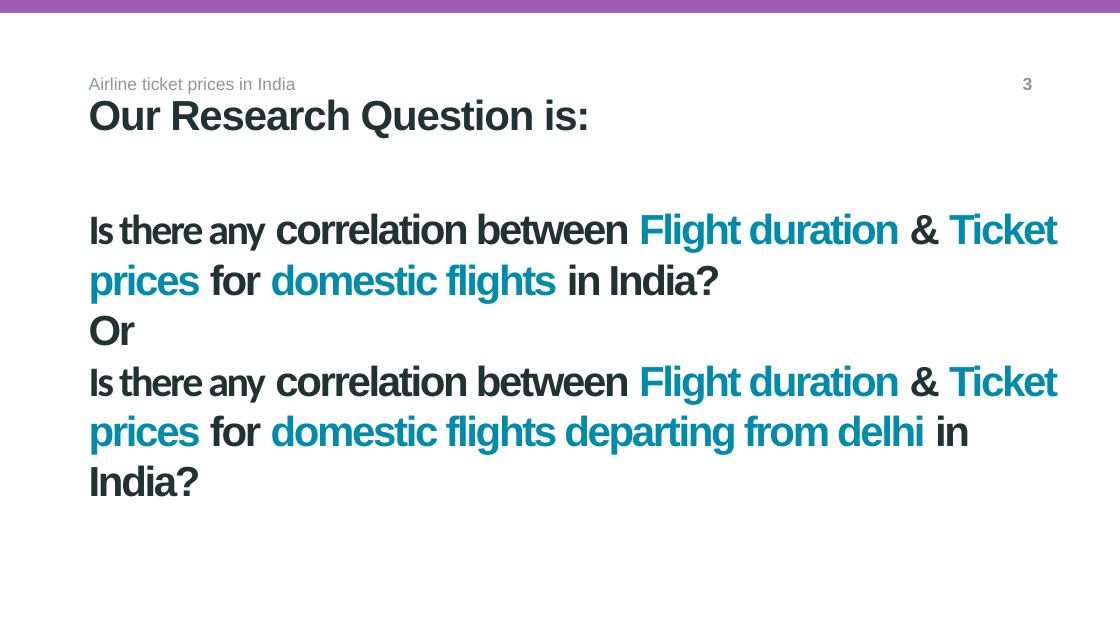
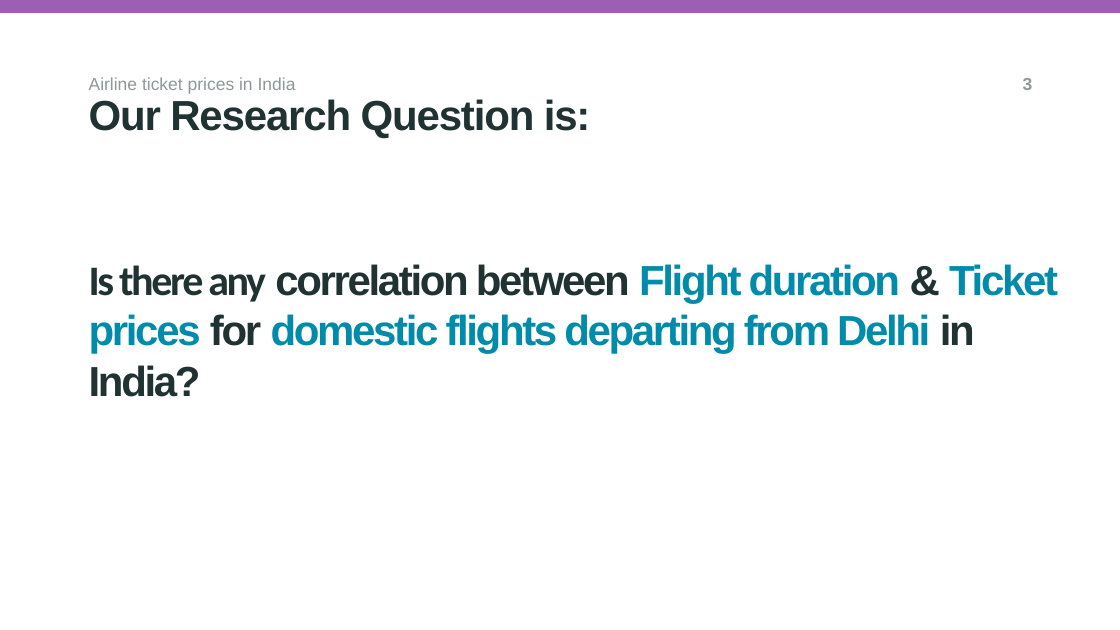
Before and after one commit to ma24afs/Group---A147, a slide deck: slide 3 of Ds115 Team Research.pptx. Drawn at 1120x630 pixels with LibreOffice and Linux fonts; fonts in the diff are those of the drawing; background and template pictures are left out. Boxes give left, top, right and bottom in pixels: in the first picture for what was removed or moved away, otherwise in the second. Text is boxed around its words. In the diff, an @@ line names an element or a change of style, - is before the commit and + after.

```diff
--- a/Ds115 Team Research.pptx
+++ b/Ds115 Team Research.pptx
@@ title at (x1=89, y1=264, x2=1058, y2=397): text changed @@
-Is there any correlation between Flight duration & Ticket prices for domestic flights in India?
-Or
-Is there any correlation between Flight duration & Ticket prices for domestic flights departing from delhi in India?
+Is there any correlation between Flight duration & Ticket prices for domestic flights departing from Delhi in India?
```
Also in this commit, not shown: 2 other slides changed.
